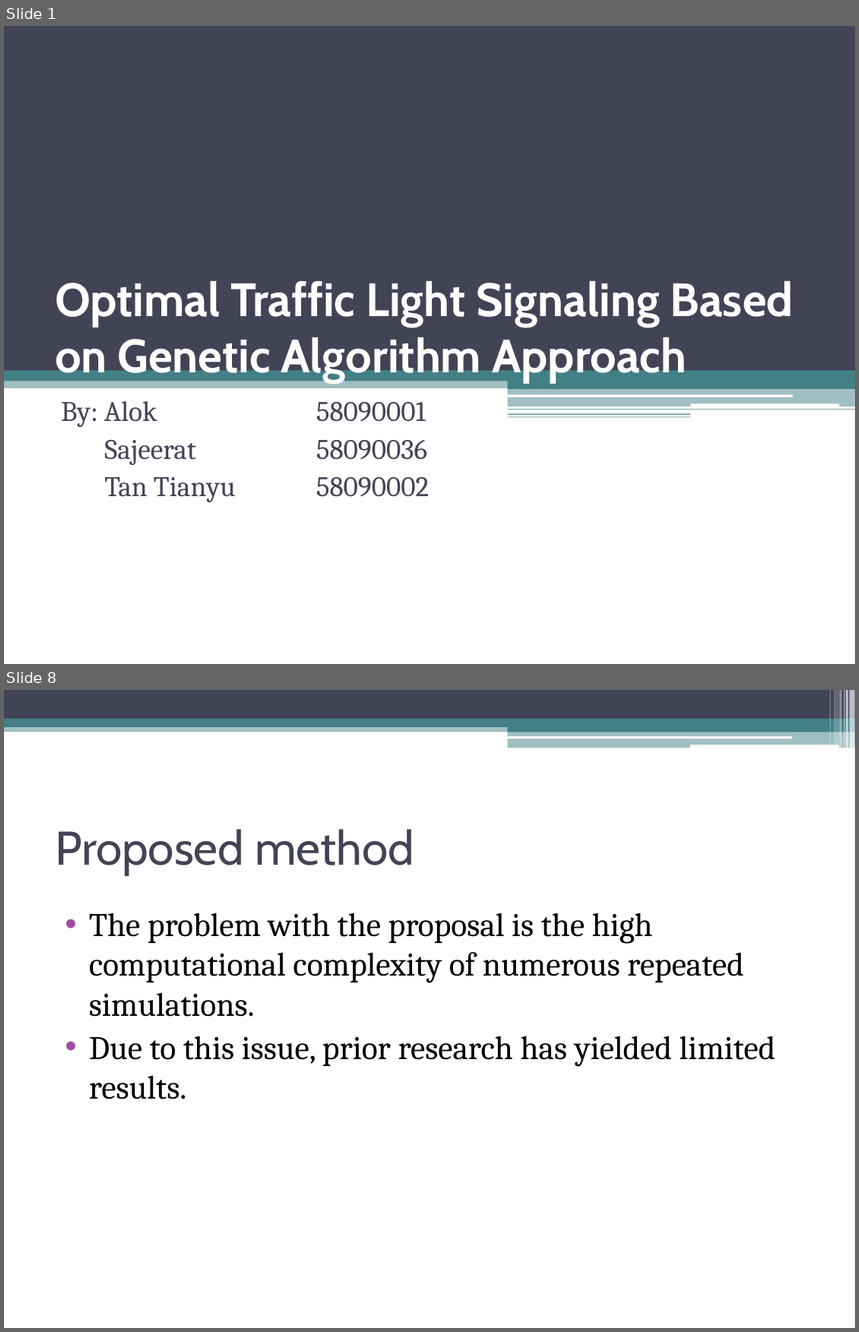
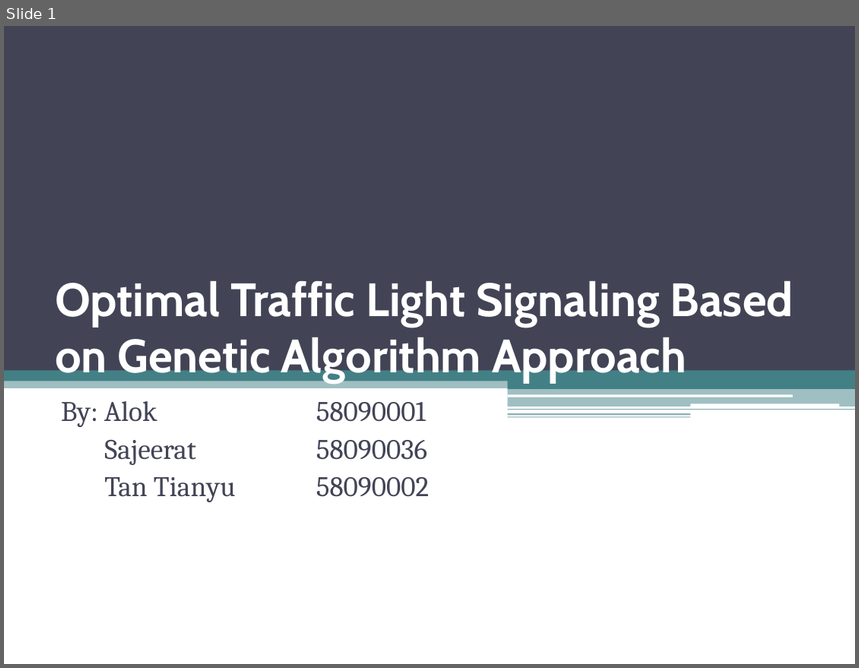
Before and after one commit to alok20121998/Traffic-Optimization-Project, a slide deck: presentation/presentation4.pptx. Shown one above the other, each under a label of ours: slides 1 and 8 before the commit, slide 1 after it; the slides between them are not shown. The pictures are 859x1332 and 859x668 pixels, drawn with LibreOffice and Linux fonts; fonts in the diff are those of the drawing. Boxes give left, top, right and bottom in pixels: in the first picture for what was removed or moved away, otherwise in the second. Text is boxed around its words. In the diff, an @@ line names an element or a change of style, - is before the commit and + after.

```diff
--- a/presentation/presentation4.pptx
+++ b/presentation/presentation4.pptx
@@ slide 8 removed at (x1=4, y1=690, x2=855, y2=1328), background #FFFFFF @@
@@ rectangle removed at (x1=4, y1=690, x2=855, y2=719) @@
@@ rectangle removed at (x1=829, y1=690, x2=831, y2=745) @@
@@ rectangle removed at (x1=834, y1=690, x2=839, y2=745) @@
@@ rectangle removed at (x1=840, y1=690, x2=842, y2=748) @@
@@ rectangle removed at (x1=844, y1=690, x2=845, y2=748) @@
@@ rectangle removed at (x1=846, y1=690, x2=848, y2=748) @@
@@ rectangle removed at (x1=850, y1=690, x2=855, y2=748) @@
@@ rectangle removed at (x1=4, y1=724, x2=855, y2=732) @@
@@ rectangle removed at (x1=4, y1=719, x2=855, y2=727) @@
@@ rectangle removed at (x1=508, y1=723, x2=855, y2=732) @@
@@ rectangle removed at (x1=508, y1=731, x2=855, y2=748) @@
@@ rounded rectangle removed at (x1=507, y1=736, x2=792, y2=739) @@
@@ rounded rectangle removed at (x1=690, y1=745, x2=839, y2=748) @@
@@ title removed at (x1=55, y1=829, x2=414, y2=875) @@
-Proposed method
@@ text removed at (x1=89, y1=913, x2=776, y2=1100) @@
-• The problem with the proposal is the high computational complexity of numerous repeated simulations.
-• Due to this issue, prior research has yielded limited results.
```
Also in this commit, not shown: 4 slides changed, 4 slides added, 6 other slides removed, 3 other files.
